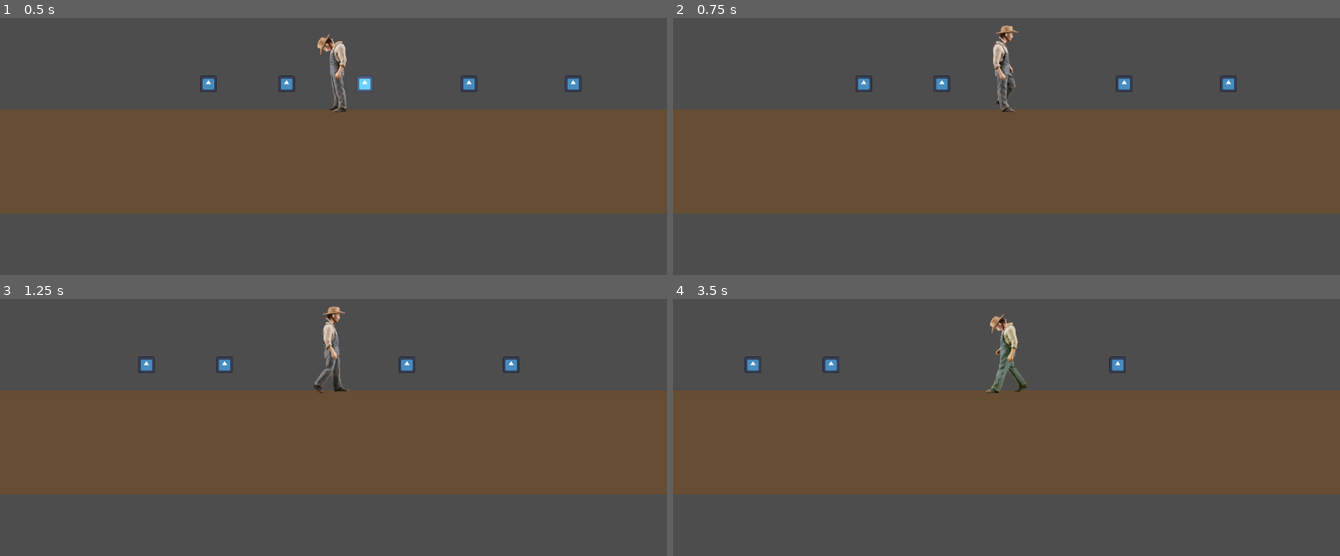
Above: before the commit, frames 1-4 (two rows, left to right).
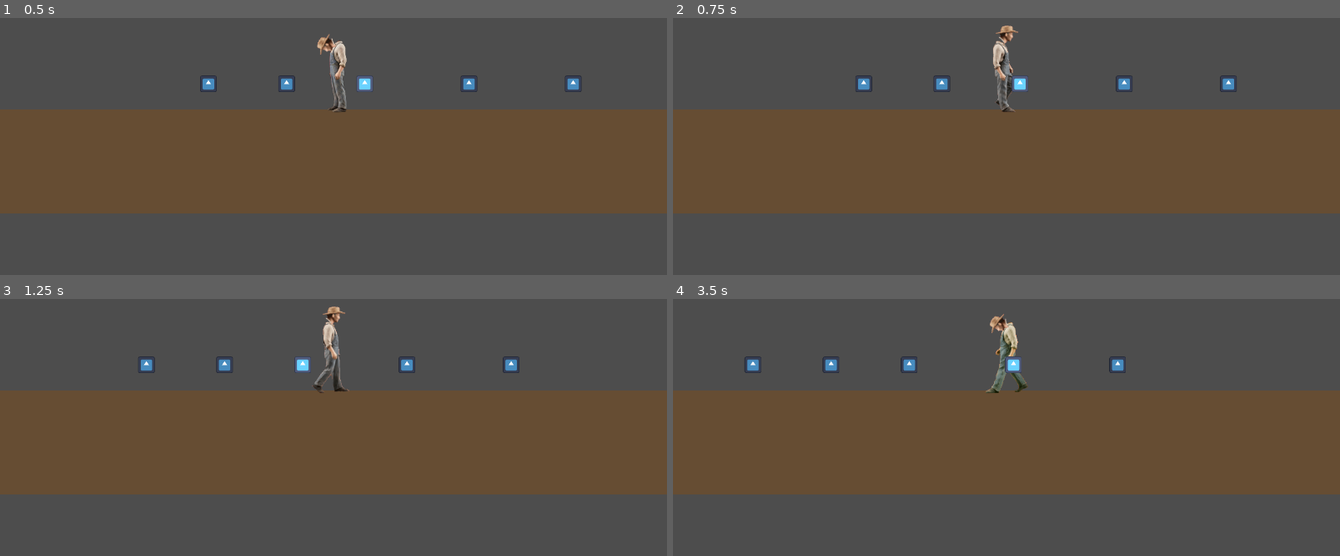
Above: after the commit, the same moments.

Repository: LouisZCode/mechanics_tests
Game: Godot game, scene res://scenes/main.tscn
The game is run twice, just before and just after one commit, with the same random seed, the same clock (stepped at 60 frames per second) and the same inputs. The engine's default icon, where the game draws it, is replaced by a stand-in: a white triangle on a blue panel in a dark square.
Inputs (mouse positions are in pixels of both pictures, inside the frame that each line leads up to):
- Up to frame 1 (0.5 s): no input
- Up to frame 2 (0.75 s): move the mouse to (1153, 95) at 0.52 s; hold Right (ui_right) from 0.53 s (still down); hold F (interact) from 0.53 s (still down)
- Up to frame 3 (1.25 s): keep holding Right (ui_right); keep holding F (interact)
- Up to frame 4 (3.5 s): move the mouse to (873, 417) at 1.27 s; release F (interact) at 1.28 s; tap F (interact) at 1.35, 2.85 s; move the mouse to (1073, 304) at 2.02 s; release Right (ui_right) at 2.03 s; hold Left (ui_left) 2.03-2.78 s; hold F (interact) 2.03-2.78 s; move the mouse to (973, 478) at 2.77 s; hold Right (ui_right) from 2.78 s (still down)

Frame 1 is identical in both runs. In frame 2, 0.1% of the frame differs, in the area x 50-54%, y 22-29%; in frame 3, 0.1%; in frame 4, 0.3%, in the area x 34-53%, y 22-29%.

Commit message:
feature: add of time to gather resources

Diff:
--- a/scripts/mechanics/gathering_mechanic.gd
+++ b/scripts/mechanics/gathering_mechanic.gd
@@ -5,8 +5,10 @@
 
 signal item_gathered(item_type: String, quantity: int)
 signal nearest_item_changed(item: Area2D)
+signal gathering_progress(progress: float, total: float)  # For UI feedback
 
 @export var gather_range = 100.0
+@export var gather_time = 2.0  # Time in seconds to hold F to gather
 @export var gather_cooldown = 0.2
 
 var player: CharacterBody2D
@@ -14,6 +16,9 @@
 var nearby_items: Array[Area2D] = []
 var nearest_item: Area2D = null
 var cooldown_timer = 0.0
+var gathering_progress_timer = 0.0
+var is_gathering = false
+var target_item: Area2D = null  # Item being gathered
 
 func _ready():
 	player = get_parent() as CharacterBody2D
@@ -74,8 +79,11 @@
 		nearest_item_changed.emit(nearest_item)
 
 func can_activate() -> bool:
-	"""Check if we can gather an item"""
-	return cooldown_timer <= 0.0 and nearest_item != null and is_instance_valid(nearest_item)
+	"""Check if we can start gathering an item"""
+	return (cooldown_timer <= 0.0
+		and nearest_item != null
+		and is_instance_valid(nearest_item)
+		and (not is_gathering or target_item == nearest_item))
 
 func execute(delta: float):
 	"""Main gathering logic - called every frame"""
@@ -86,10 +94,38 @@
 	# Update nearest item each frame
 	_update_nearest_item()
 
-	# Check for gather input
-	if Input.is_action_just_pressed("interact"):
-		if can_activate():
-			gather_item(nearest_item)
+	# Handle gathering input (hold to gather)
+	if Input.is_action_pressed("interact") and can_activate():
+		# Start or continue gathering
+		if not is_gathering:
+			# Start gathering
+			is_gathering = true
+			target_item = nearest_item
+			gathering_progress_timer = 0.0
+			print("Started gathering...")
+
+		# Progress gathering timer
+		gathering_progress_timer += delta
+
+		# Emit progress signal for UI feedback
+		gathering_progress.emit(gathering_progress_timer, gather_time)
+
+		# Check if gathering is complete
+		if gathering_progress_timer >= gather_time:
+			# Complete gathering
+			if is_instance_valid(target_item):
+				gather_item(target_item)
+			# Reset gathering state
+			is_gathering = false
+			gathering_progress_timer = 0.0
+			target_item = null
+	else:
+		# Key released or can't gather - reset progress
+		if is_gathering:
+			print("Gathering cancelled")
+			is_gathering = false
+			gathering_progress_timer = 0.0
+			target_item = null
 
 func gather_item(item: Area2D):
 	"""Pick up an item"""
@@ -125,8 +161,14 @@
 	print("Gathered: %s x%d" % [item_type, quantity])
 
 func is_active() -> bool:
-	"""Check if this mechanic is currently active"""
-	return nearest_item != null
+	"""Check if this mechanic is currently active (gathering in progress)"""
+	return is_gathering
+
+func get_gathering_progress() -> float:
+	"""Get current gathering progress as percentage (0.0 to 1.0)"""
+	if is_gathering:
+		return gathering_progress_timer / gather_time
+	return 0.0
 
 func get_nearest_item() -> Area2D:
 	"""Get the currently nearest pickable item"""
